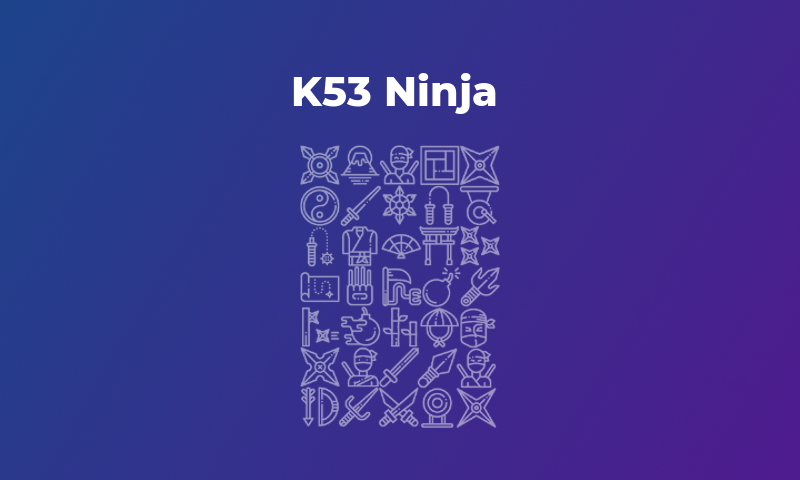
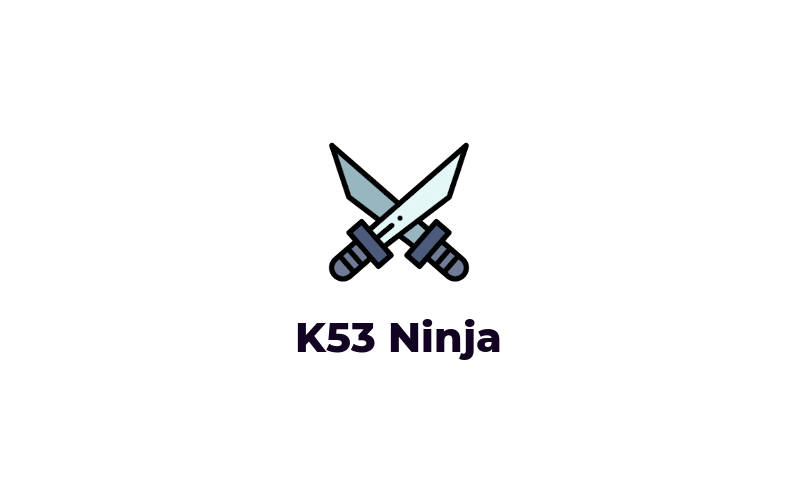
Comparing the layer stacks of the two 800px x 480px images. Changes:
painted on "K53 Ninja" over [293, 73, 500, 360]
removed layer "IconCollection.png" (was 50%) over [300, 145, 500, 429]
removed layer "1" over [0, 0, 800, 480]
added layer "018-katana-1.svg" above "1 #1" over [328, 142, 470, 282]
added layer "1 #1" over [0, 0, 800, 480]